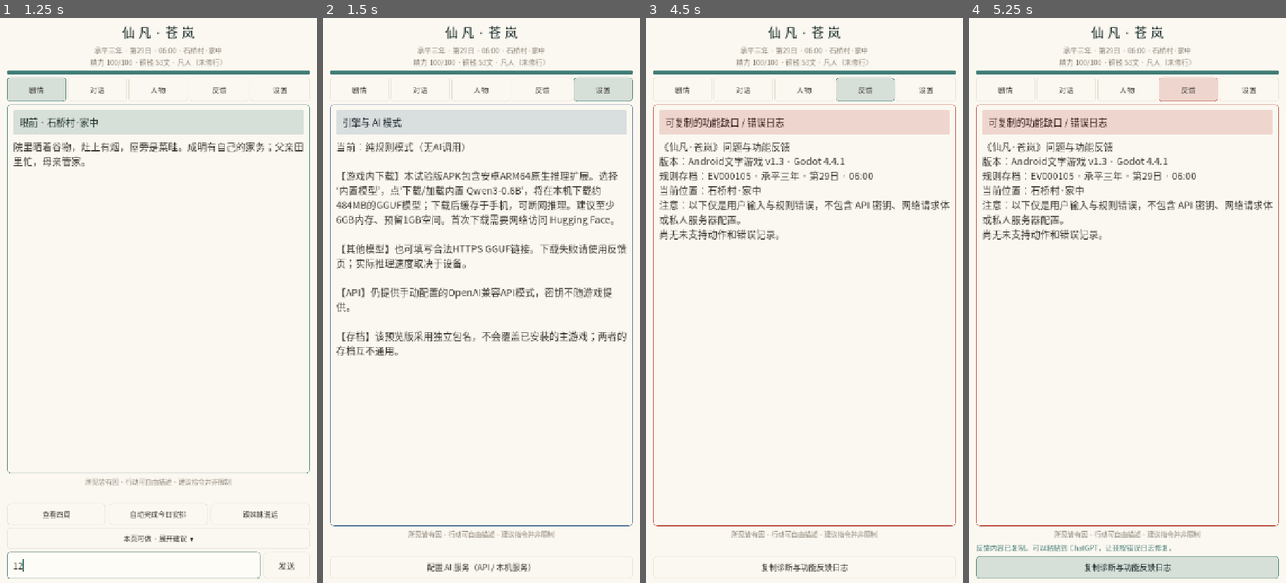
Above: before the commit, frames 1-4 (left to right).
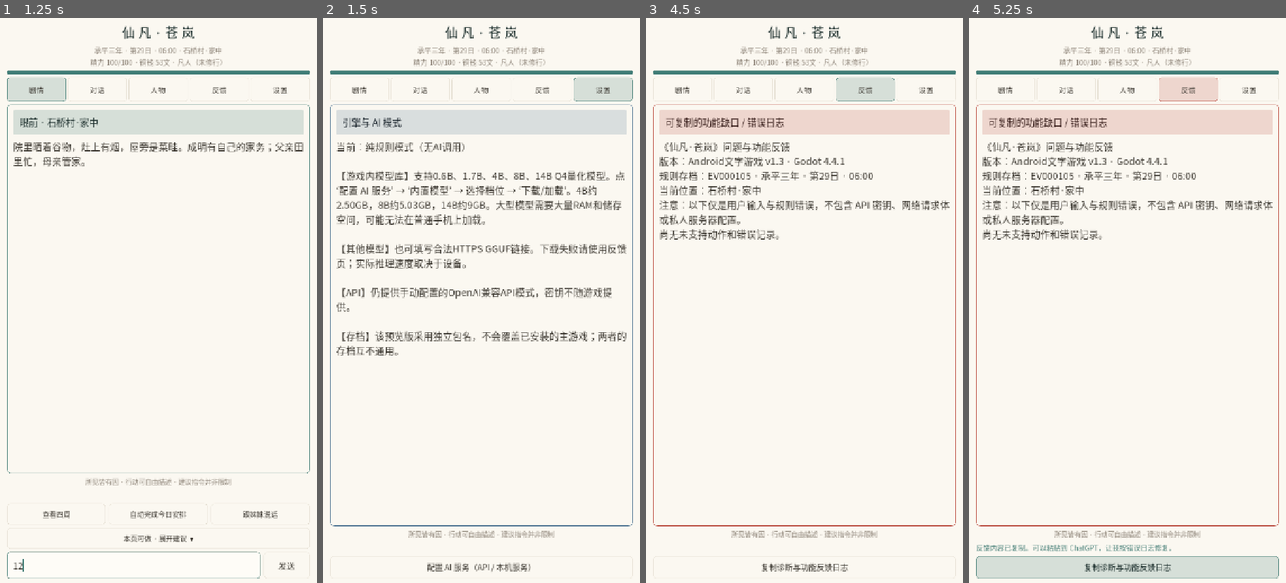
Above: after the commit, the same moments.

Repository: 160701541-cell/xinyanshuo
Game: Godot game, scene res://main.tscn
The game is run twice, just before and just after one commit, with the same random seed, the same clock (stepped at 60 frames per second) and the same inputs.
Inputs (mouse positions are in pixels of both pictures, inside the frame that each line leads up to):
- Up to frame 1 (1.25 s): click (133, 566) at 0.52 s; type "12" at 0.6 s
- Up to frame 2 (1.5 s): click "设置" at 1.25 s
- Up to frame 3 (4.5 s): click "剧情" at 2 s; click "对话" at 2.75 s; click "人物" at 3.5 s; click "反馈" at 4.25 s
- Up to frame 4 (5.25 s): click "复制诊断与功能反馈日志" at 5 s

Frame 1 is identical in both runs. In frame 2, 3.6% of the frame differs, in the area x 4-96%, y 27-37%; in frame 3, less than 0.1%; in frame 4, less than 0.1%.

Commit message:
feat(android): in-game large GGUF model picker, size/RAM guidance, explicit consent, switch and download buttons

Diff:
--- a/projects/xianfan-living-world/android-text/scripts/main.gd
+++ b/projects/xianfan-living-world/android-text/scripts/main.gd
@@ -22,6 +22,11 @@
 var local_llm: Node
 var local_enabled := false
 var local_model_url: LineEdit
+var local_model_selector: OptionButton
+var local_model_hint: Label
+var local_model_fields: Array[Control]=[]
+var remote_model_fields: Array[Control]=[]
+var pending_model_path := ""
 var view := "剧情"
 var current_npc := "孙成明"
 var scene_text: RichTextLabel
@@ -361,14 +366,61 @@
     setting_url=_entry_field("请求地址（https://.../v1/chat/completions）",ai.endpoint,false)
     setting_model=_entry_field("模型名（服务端实际提供的model）",ai.model,false)
     setting_key=_entry_field("API密钥（只在本次运行内存中保存）","",true)
-    for x in [setting_url,setting_model,setting_key]: modal_form.add_child(x)
-    modal_actions.add_child(_button("填入 DeepSeek 示例接口",func(): _preset_api("https://api.deepseek.com/chat/completions","deepseek-flash")))
-    modal_actions.add_child(_button("填入 OpenAI 接口",func(): _preset_api("https://api.openai.com/v1/chat/completions","gpt-5-mini")))
-    modal_form.add_child(_label("本地 Qwen3-0.6B Q4_K_M · 文件约484MB，建议手机至少6GB内存、预留1GB空间。首次需联网下载，之后离线使用。",15,FADED))
-    local_model_url=_entry_field("GGUF 地址（预设 Hugging Face，可自定义 HTTPS）",str(local_llm.get("model_source")),false)
+    remote_model_fields.clear()
+    local_model_fields.clear()
+    for control in [setting_url,setting_model,setting_key]:
+        modal_form.add_child(control)
+        remote_model_fields.append(control)
+    local_model_selector=OptionButton.new()
+    local_model_selector.add_theme_color_override("font_color",PAPER)
+    local_model_selector.add_theme_stylebox_override("normal",_box(PANEL,DIVIDER,6))
+    for item in XianfanLocalLLM.MODELS:
+        var model_item: Dictionary=item
+        local_model_selector.add_item("%s · %.2f GB" % [str(model_item["title"]),float(model_item["size_gb"])])
+    var current_index:=XianfanLocalLLM.preset_index(str(local_llm.get("model_source")))
+    local_model_selector.select(current_index if current_index>=0 else 2)
+    local_model_selector.custom_minimum_size=Vector2(0,54)
+    local_model_selector.item_selected.connect(_choose_local_preset)
+    modal_form.add_child(local_model_selector)
+    local_model_fields.append(local_model_selector)
+    local_model_hint=_label(XianfanLocalLLM.model_hint(current_index if current_index>=0 else 2),15,FADED)
+    modal_form.add_child(local_model_hint)
+    local_model_fields.append(local_model_hint)
+    local_model_url=_entry_field("GGUF地址；可改成自定义HTTPS下载源",str(local_llm.get("model_source")),false)
     modal_form.add_child(local_model_url)
-    modal_actions.add_child(_button("下载/加载内置 Qwen3-0.6B",func(): _enable_local_and_load()))
-    modal_actions.add_child(_button("保存本次配置",func(): _save_ai_settings()))
+    local_model_fields.append(local_model_url)
+    modal_actions.add_child(_button("DeepSeek API 示例",func(): _preset_api("https://api.deepseek.com/chat/completions","deepseek-flash")))
+    modal_actions.add_child(_button("OpenAI API 示例",func(): _preset_api("https://api.openai.com/v1/chat/completions","gpt-5-mini")))
+    modal_actions.add_child(_button("下载/加载选中的本地模型",func(): _enable_local_and_load()))
+    modal_actions.add_child(_button("卸载已运行的模型（切换时使用）",func(): _unload_active_model(),16))
+    modal_actions.add_child(_button("保存设置（不自动下载）",func(): _save_ai_settings()))
+    setting_provider.item_selected.connect(func(_index: int): _sync_provider_fields())
+    _sync_provider_fields()
+
+func _choose_local_preset(index: int) -> void:
+    var info:=XianfanLocalLLM.preset(index)
+    if info.is_empty(): return
+    local_model_url.text=str(info["path"])
+    local_model_hint.text=XianfanLocalLLM.model_hint(index)
+
+func _sync_provider_fields() -> void:
+    var is_local:=setting_provider.get_item_text(setting_provider.selected)=="内置模型"
+    for control in local_model_fields: control.visible=is_local
+    for control in remote_model_fields: control.visible=not is_local
+    var actions:=modal_actions.get_children()
+    for idx in range(actions.size()):
+        var button: Control=actions[idx]
+        # Two API preset actions, two local model actions, one save button.
+        button.visible = (not is_local) if idx<2 else (is_local if idx<4 else true)
+    if is_local:
+        modal_info.text="在游戏中选择 1.7B / 4B / 8B / 14B 等本地模型，首次由手机自行下载GGUF，下载后缓存并离线生成。大型模型可能耗尽内存甚至被安卓终止。"
+    else:
+        modal_info.text="API模式通过你配置的服务联网。密钥仅本次运行内存保存；无需下载安装本地模型。"
+
+func _unload_active_model() -> void:
+    notice.text=str(local_llm.unload_model())
+    if local_model_hint!=null:
+        local_model_hint.text=str(local_llm.status())
 
 func _preset_api(url: String, model_id: String) -> void:
     setting_provider.select(1)
@@ -393,26 +445,39 @@
     notice.text=message
     if view=="设置": _refresh()
 
-func _enable_local_and_load() -> void:
+func _enable_local_and_load(confirmed: bool=false) -> void:
+    var target_path:=pending_model_path if confirmed else (local_model_url.text if local_model_url!=null else str(local_llm.get("model_source")))
+    var tier:=XianfanLocalLLM.preset_index(target_path)
+    if tier>=3 and not confirmed:
+        pending_model_path=target_path
+        _open_modal("确认下载大型模型",XianfanLocalLLM.model_hint(tier)+"\n\n这是大文件下载和高内存操作。耗电、发热、性能下降、系统杀进程均有可能。请确认设备存储和RAM足够，再自行选择是否继续。")
+        modal_actions.add_child(_button("我了解风险 · 确认下载",func(): _enable_local_and_load(true)))
+        return
     _close_modal()
+    var status_result: String=str(local_llm.choose_model(target_path))
+    if not status_result.begins_with("已选择"):
+        notice.text=status_result
+        return
     local_enabled=true
     ai.configure("关闭",ai.endpoint,ai.model,"")
     var f:=FileAccess.open("user://xianfan_local_choice.txt",FileAccess.WRITE)
     if f!=null: f.store_string("1")
-    var path := str(local_llm.get("model_source"))
-    if local_model_url!=null: path=local_model_url.text
-    var model_status: String = str(local_llm.choose_model(path))
-    if model_status.contains("模型地址已更新"):
-        local_llm.load_model()
-    else:
-        notice.text=model_status
+    notice.text=status_result
+    local_llm.load_model()
     _refresh()
 
 func _save_ai_settings() -> void:
     var p:=setting_provider.get_item_text(setting_provider.selected)
     if p=="内置模型":
-        _enable_local_and_load()
+        local_enabled=true
+        ai.configure("关闭",ai.endpoint,ai.model,"")
+        var f:=FileAccess.open("user://xianfan_local_choice.txt",FileAccess.WRITE)
+        if f!=null: f.store_string("1")
+        var result:=str(local_llm.choose_model(local_model_url.text))
         setting_key.clear()
+        _close_modal()
+        notice.text="已选择模型。请重新进入设置，点击‘下载/加载’，才会开始下载。"+result
+        _refresh()
         return
     local_enabled=false
     var choice_file:=FileAccess.open("user://xianfan_local_choice.txt",FileAccess.WRITE)
@@ -593,5 +658,5 @@
             scene_text.text=game.feedback_report()
         "设置":
             page_title.text="引擎与 AI 模式"
-            scene_text.text="当前："+(str(local_llm.status()) if local_enabled else ai.status())+"\n\n【游戏内下载】本试验版APK包含安卓ARM64原生推理扩展。选择‘内置模型’，点‘下载/加载内置 Qwen3-0.6B’，将在本机下载约484MB的GGUF模型；下载后缓存于手机，可断网推理。建议至少6GB内存、预留1GB空间。首次下载需要网络访问 Hugging Face。\n\n【其他模型】也可填写合法HTTPS GGUF链接。下载失败请使用反馈页 …(95 unchanged characters)…
+            scene_text.text="当前："+(str(local_llm.status()) if local_enabled else ai.status())+"\n\n【游戏内模型库】支持0.6B、1.7B、4B、8B、14B Q4量化模型。点‘配置 AI 服务’ → ‘内置模型’ → 选择档位 → ‘下载/加载’。4B约2.50GB，8B约5.03GB，14B约9GB。大型模型需要大量RAM和储存空间，可能无法在普通手机上加载。\n\n【其他模型】也可填写合法HTTPS GGUF链接。下载失败请使用反馈页 …(95 unchanged characters)…
     scene_text.call_deferred("scroll_to_line",0)
